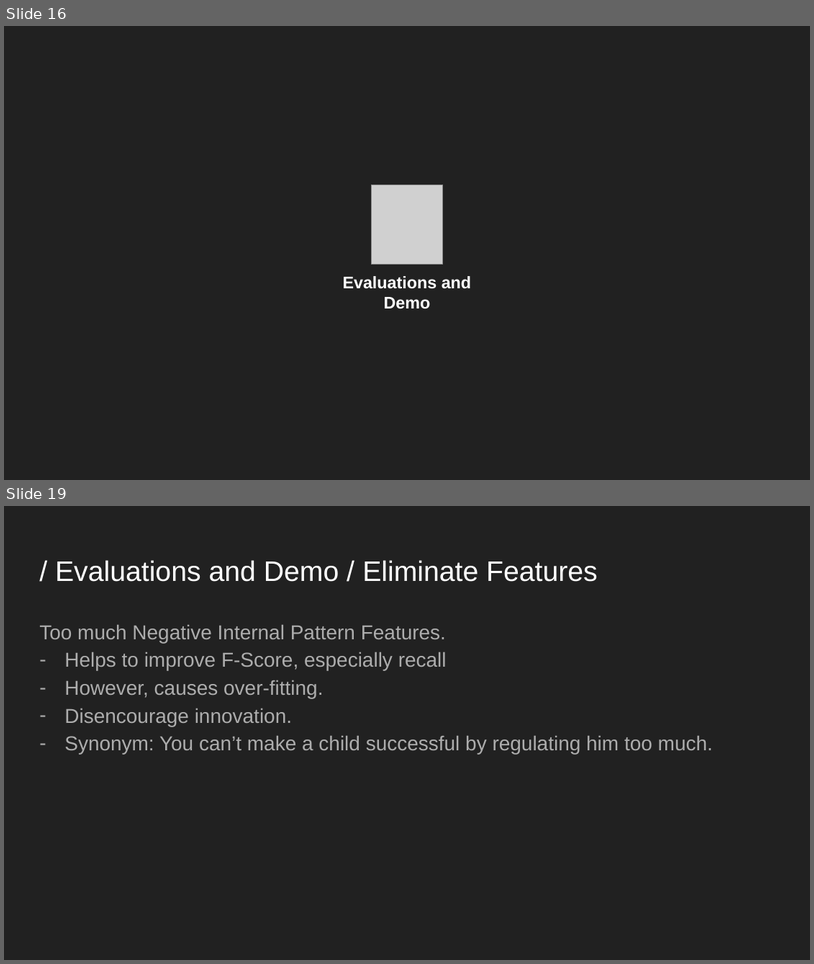
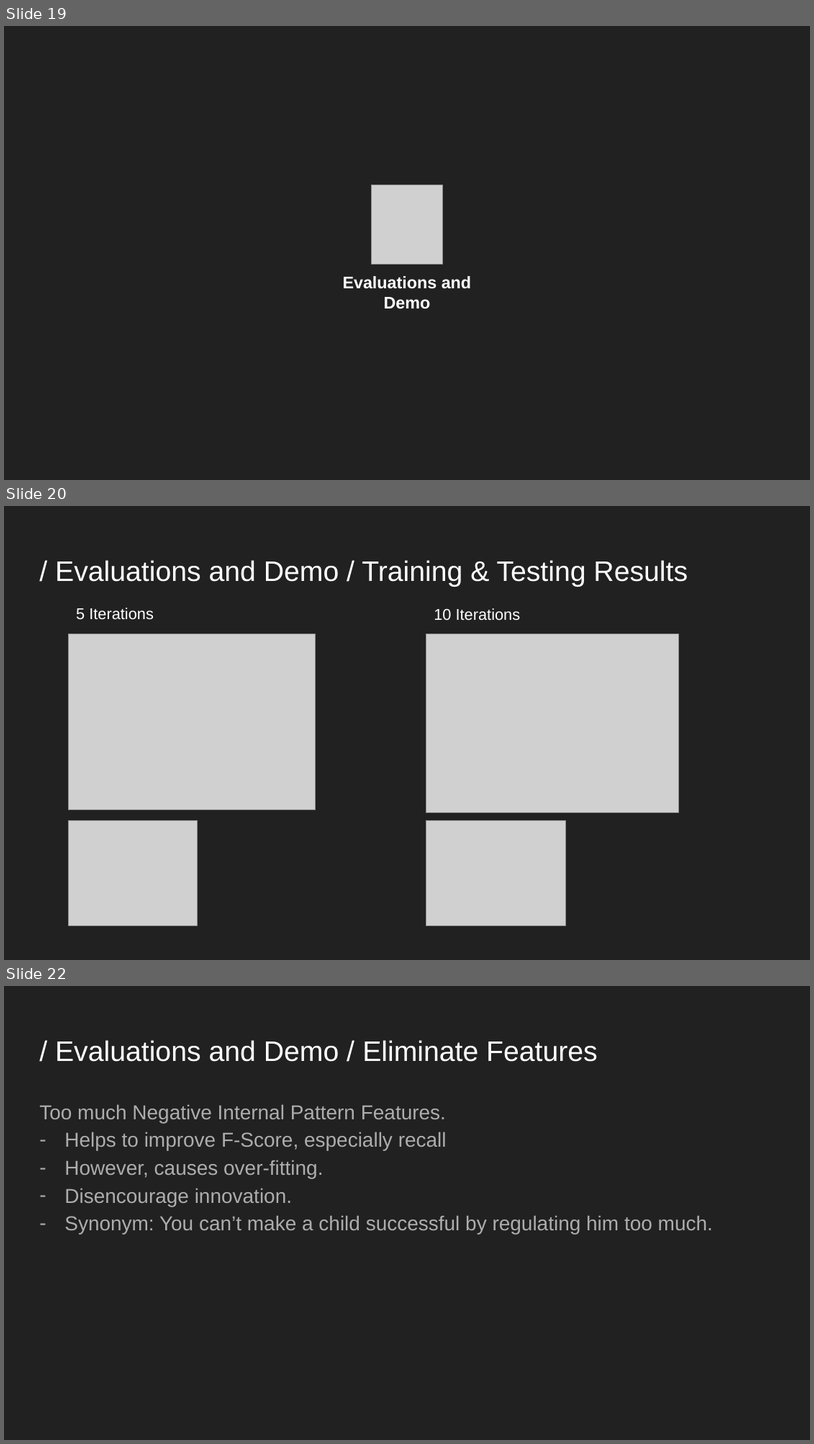
Before and after one commit to YanzhenHuang/CISC3025-Name-Entity, a slide deck: CISC3025-Project3-Presentation.pptx. Shown one above the other, each under a label of ours: slides 16 and 19 before the commit, slides 19, 20 and 22 after it; the slides between them are not shown. The pictures are 814x964 and 814x1444 pixels, drawn with LibreOffice and Linux fonts; fonts in the diff are those of the drawing; grey boxes stand for pictures. Boxes give left, top, right and bottom in pixels: in the first picture for what was removed or moved away, otherwise in the second. Text is boxed around its words. In the diff, an @@ line names an element or a change of style, - is before the commit and + after.

```diff
--- a/CISC3025-Project3-Presentation.pptx
+++ b/CISC3025-Project3-Presentation.pptx
@@ slide 20 added at (4, 506, 810, 960), background #212121 @@
@@ title added at (55, 560, 688, 587), 25.2 pt, text #FFFFFF @@
+/ Evaluations and Demo / Training & Testing Results
@@ text added at (76, 608, 154, 620), 14 pt, text #FFFFFF @@
+5 Iterations
@@ text added at (434, 608, 521, 620), 14 pt, text #FFFFFF @@
+10 Iterations
@@ picture added at (69, 634, 316, 810) @@
@@ picture added at (426, 634, 679, 813) @@
@@ picture added at (69, 821, 198, 925) @@
@@ picture added at (426, 821, 566, 925) @@
@@ what was slide 16 is now slide 19 @@
@@ what was slide 19 is now slide 22 @@
```
Also in this commit, not shown: 4 slides changed, 1 other slide added, 1 slide removed.
